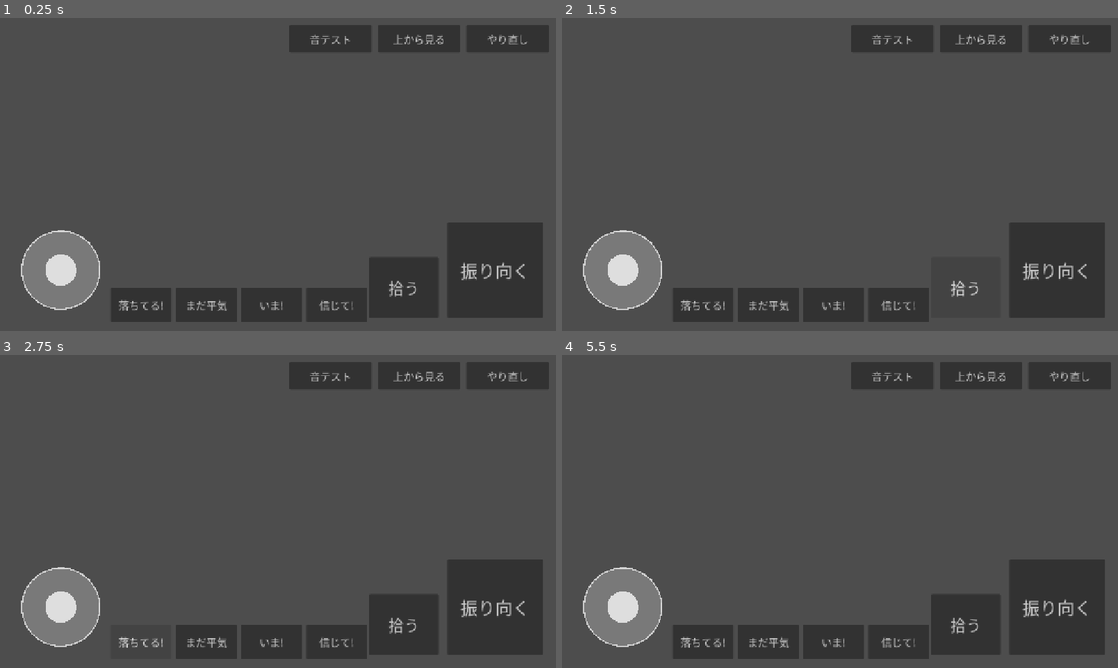
Above: before the commit, frames 1-4 (two rows, left to right).
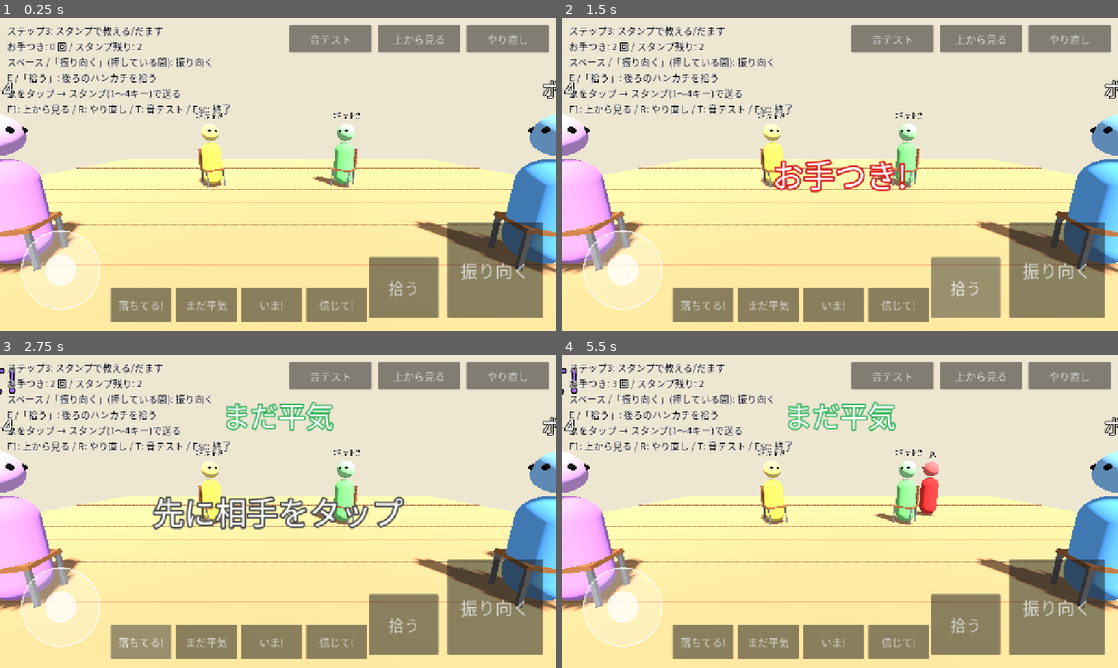
Above: after the commit, the same moments.

Repository: LisaYuumi/ushiro-micha-dame
Game: Godot game, scene res://scenes/main.tscn
Two runs of this game, one before a commit and one after it. Both use one fixed random seed, a clock stepped at 60 frames per second and the inputs below.
Inputs (mouse positions are in pixels of both pictures, inside the frame that each line leads up to):
- Up to frame 1 (0.25 s): no input
- Up to frame 2 (1.5 s): click "振り向く" at 0.5 s; click "拾う" at 1.25 s
- Up to frame 3 (2.75 s): click "落ちてる!" at 2 s
- Up to frame 4 (5.5 s): click "まだ平気" at 2.75 s; move the mouse to (962, 495) at 3.52 s; hold D (move_right, bound only after the commit) 3.53-4.25 s; hold Space (look_back, bound only after the commit) 3.53-4.25 s; click (962, 495) at 3.67 s; click "いま!" at 4.25 s; drag from (728, 527) to (812, 574) at 5.02 s

The runs differ from the first frame. In frame 1, 99% of the frame differs, in the area x 0-100%, y 0-100%; in frame 2, 99%; in frame 3, 98%; in frame 4, 99%.
Error before the commit: Parse Error: Expected statement, found "elif" instead. (res://scripts/main.gd:76)

Commit message:
Fix if/elif order in main input handling
Co-Authored-By: Claude Opus 5.5 <noreply@anthropic.com>
Claude-Session: https://claude.ai/code/session_018gGhz8RHTqLMKymXrJnaB4

Diff:
--- a/scripts/main.gd
+++ b/scripts/main.gd
@@ -57,6 +57,8 @@
 		_start_round()
 	elif event.is_action_pressed("sound_test"):
 		view.play_test_beep()
+	elif event.is_action_pressed("quit"):
+		get_tree().quit()
 	else:
 		for i in Stamps.ALL.size():
 			if event.is_action_pressed("stamp_%d" % i):
@@ -73,8 +75,6 @@
 			if id >= 0:
 				_stamp_target = id
 				_update_help()
-	elif event.is_action_pressed("quit"):
-		get_tree().quit()
 
 
 func _send_stamp(kind: String) -> void:
